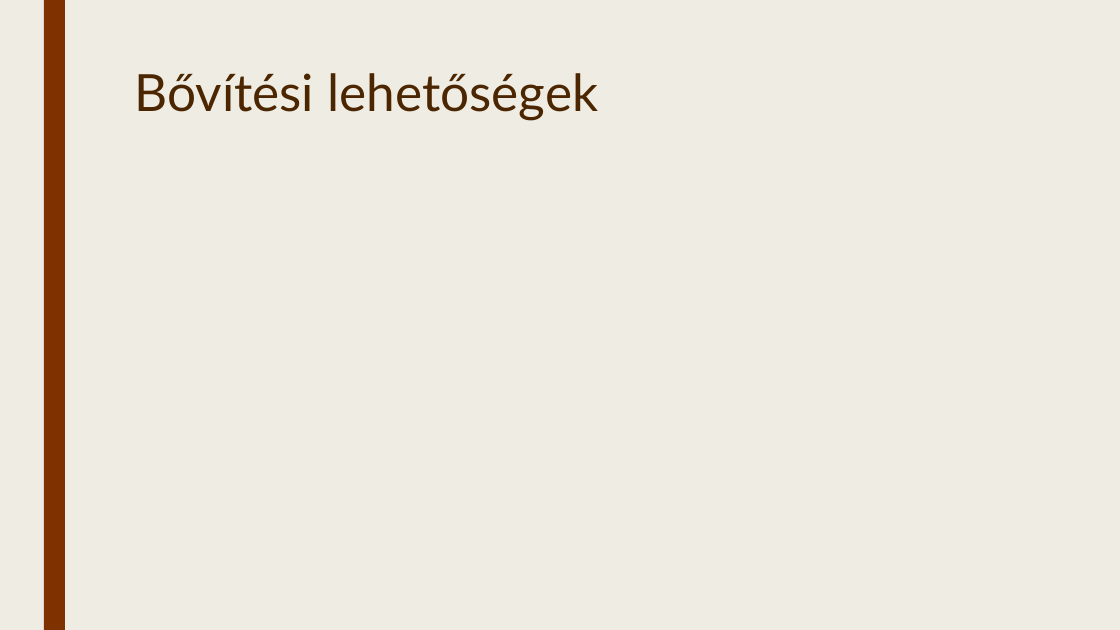
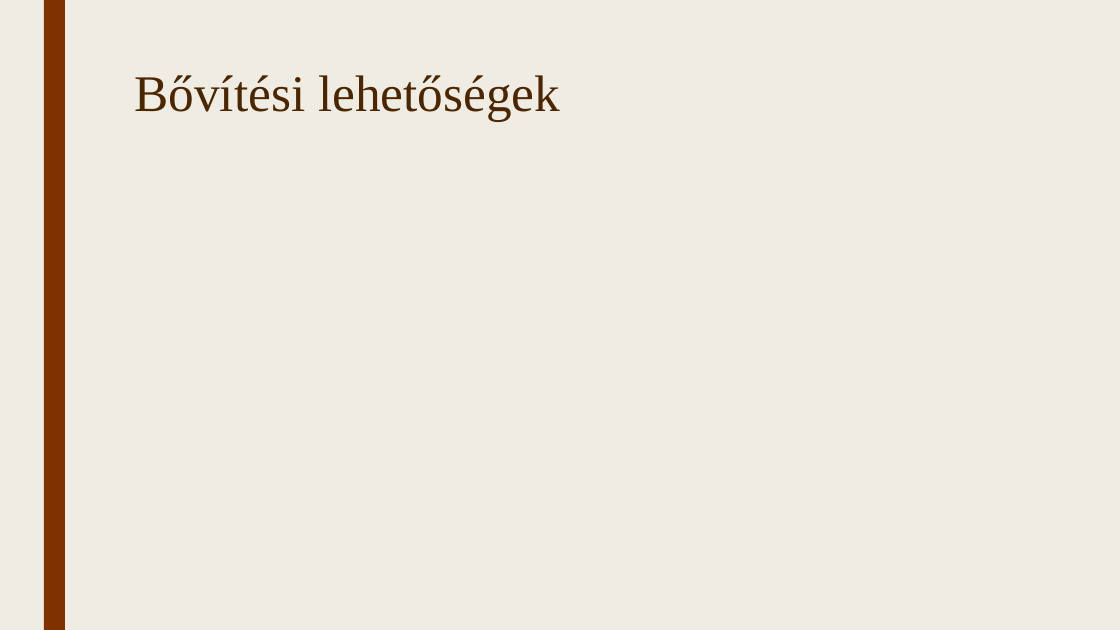
Before and after one commit to TothpalIstvano/13_S1_4_vizsgaremek, a slide deck: slide 11 of Fájlok/Bemutató.pptx. Drawn at 1120x630 pixels with LibreOffice and Linux fonts; fonts in the diff are those of the drawing. Boxes give left, top, right and bottom in pixels: in the first picture for what was removed or moved away, otherwise in the second. Text is boxed around its words. In the diff, an @@ line names an element or a change of style, - is before the commit and + after.

```diff
--- a/Fájlok/Bemutató.pptx
+++ b/Fájlok/Bemutató.pptx
@@ title "Bővítési lehetőségek" at (x1=134, y1=75, x2=560, y2=121): font Lato to Times New Roman @@
```
Also in this commit, not shown: 7 other slides changed, 4 slides added, 4 slides removed.
